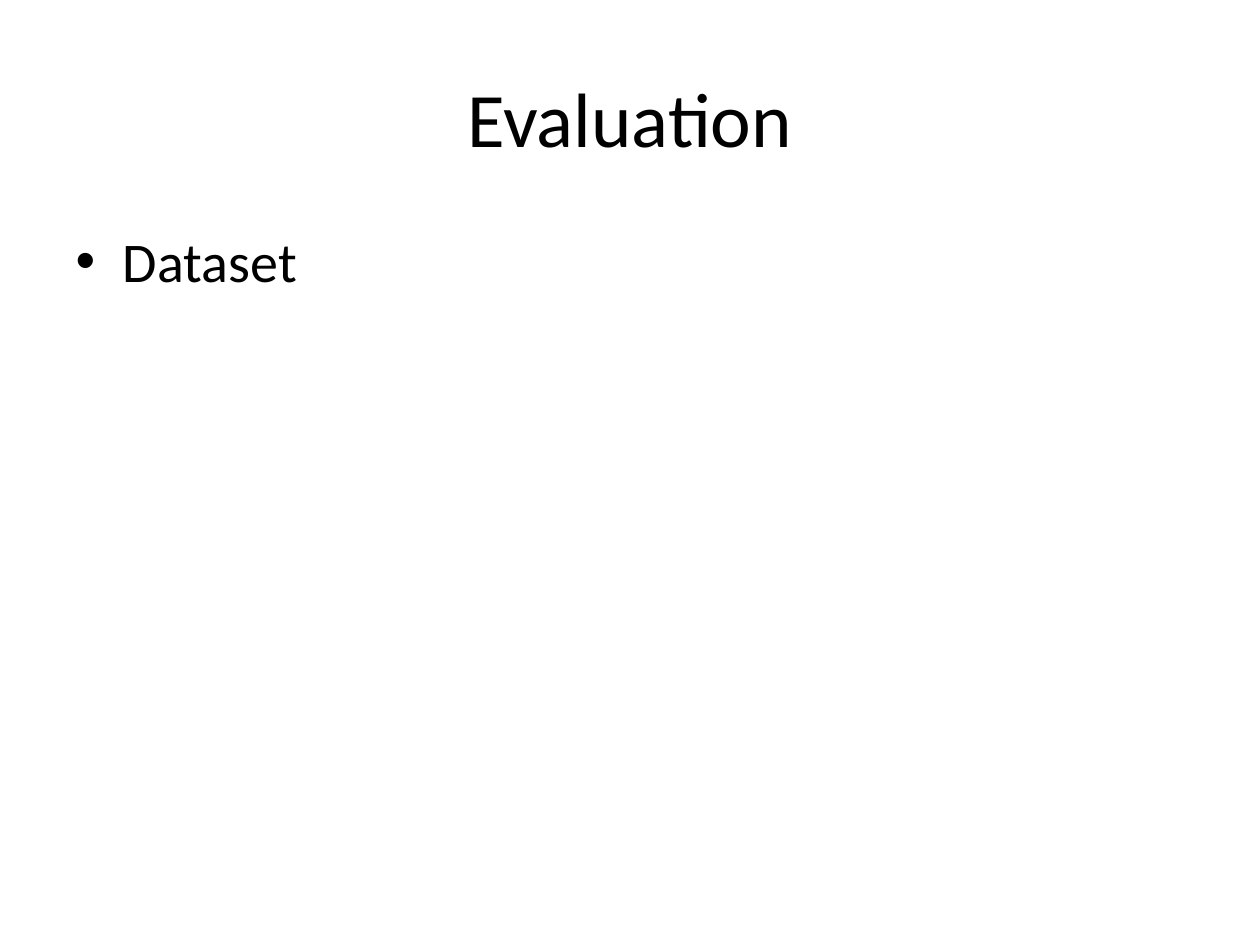
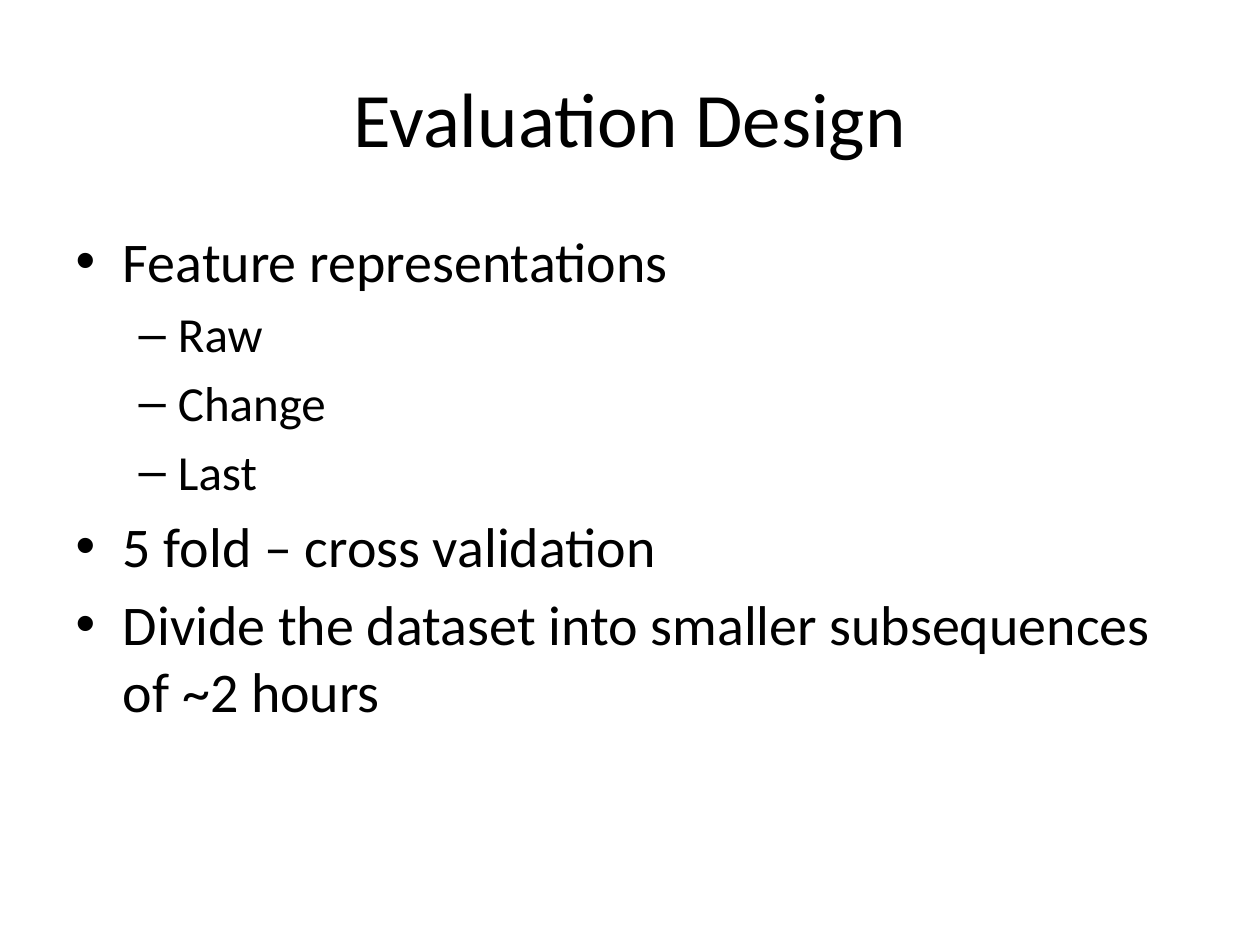
Before and after one commit to ppegusii/cs689-final, a slide deck: slide 9 of doc/slides.pptx (slide 7 before the commit). Drawn at 1260x945 pixels with LibreOffice and Linux fonts; fonts in the diff are those of the drawing. Boxes give left, top, right and bottom in pixels: in the first picture for what was removed or moved away, otherwise in the second. Text is boxed around its words. In the diff, an @@ line names an element or a change of style, - is before the commit and + after.

```diff
--- a/doc/slides.pptx
+++ b/doc/slides.pptx
@@ title at box(354, 93, 905, 161): text changed @@
-Evaluation
+Evaluation Design
@@ text at box(123, 243, 1150, 713): text changed @@
-• Dataset
+• Feature representations
+  – Raw
+  – Change
+  – Last
+• 5 fold – cross validation
+• Divide the dataset into smaller subsequences of ~2 hours
```
Also in this commit, not shown: 5 other slides changed, 6 slides added.
